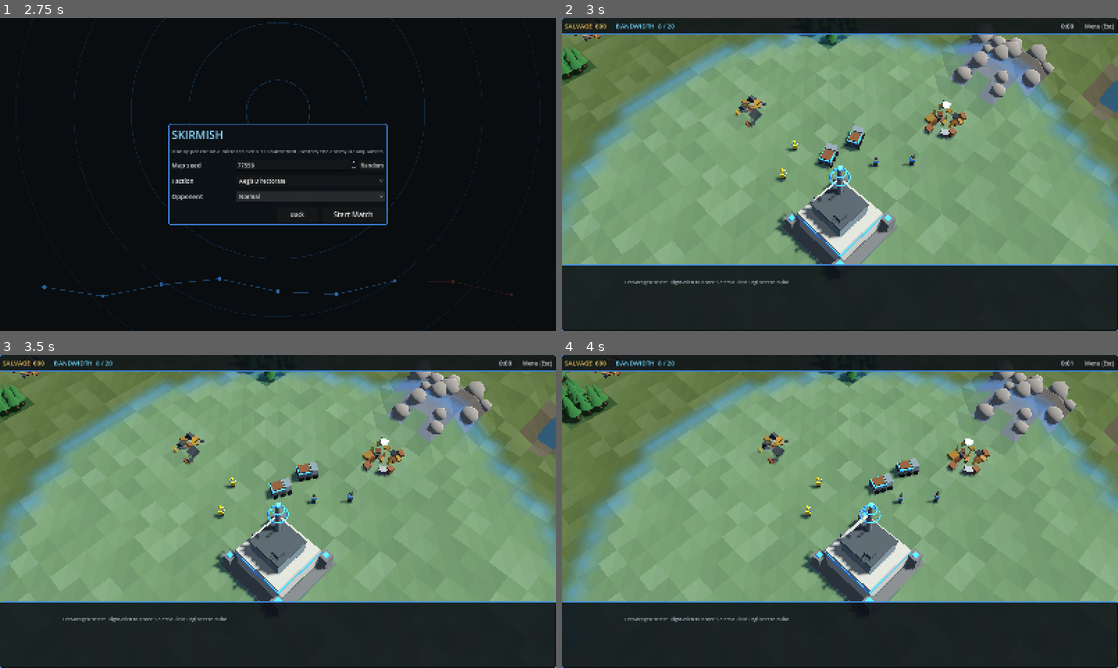
Above: before the commit, frames 1-4 (two rows, left to right).
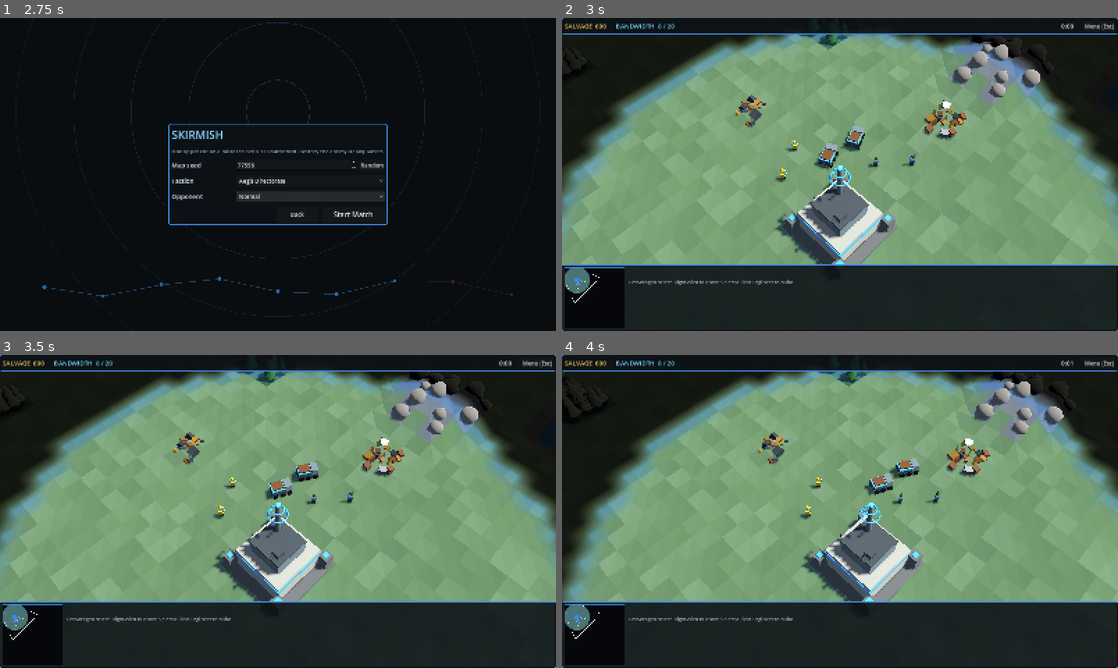
Above: after the commit, the same moments.

Repository: Fazen01/signal-front
Game: Godot game, scene res://scenes/main.tscn
The game is run twice, just before and just after one commit, with the same random seed, the same clock (stepped at 60 frames per second) and the same inputs.
Inputs (mouse positions are in pixels of both pictures, inside the frame that each line leads up to):
- Up to frame 1 (2.75 s): click "Skirmish" at 0.5 s; click "Normal" at 1.25 s; click "Normal" at 2 s
- Up to frame 2 (3 s): click "Start Match" at 2.75 s
- Up to frame 3 (3.5 s): no input
- Up to frame 4 (4 s): tap Enter at 3.5 s; move the mouse to (962, 495) at 3.52 s; tap A (order_attack_move) at 3.6 s; click (962, 495) at 3.67 s; tap H (order_hold) at 3.8 s

Frame 1 is identical in both runs. In frame 2, 15% of the frame differs, in the area x 0-100%, y 4-100%; in frame 3, 15%; in frame 4, 16%.

Commit message:
M6: fog of war view, minimap, under-attack alerts
Unexplored ground is nearly black and explored-but-unseen ground dimmed;
enemy units show only while seen, enemy buildings stay as remembered;
trees and boulders darken with the fog. The minimap shows terrain, fog,
coverage, visible entities, the camera box and alert pings; left click moves
the camera and right click orders the selection.

Co-Authored-By: Claude Fable 5.2 <noreply@anthropic.com>
Claude-Session: https://claude.ai/code/session_011hknhmqSAnWYiPmukz53LT

Diff:
--- a/sim/sim_combat.gd
+++ b/sim/sim_combat.gd
@@ -251,6 +251,11 @@
 	t.hp -= dmg
 	t.last_hit_tick = w.tick_count
 	t.last_attacker = attacker.id if attacker != null else 0
+	if t.owner >= 0 and (t.kind == SimEntity.Kind.BUILDING or t.def.harvester):
+		var victim: SimPlayer = w.players[t.owner]
+		if w.tick_count - victim.last_attack_alert > 300:
+			victim.last_attack_alert = w.tick_count
+			w.alert(t.owner, "%s under attack" % t.def.name, t.pos)
 	if t.hp <= 0.0:
 		kill(w, t, attacker, attacker_owner)
 
--- a/sim/sim_player.gd
+++ b/sim/sim_player.gd
@@ -16,6 +16,7 @@
 var bandwidth_used: int = 0
 var bandwidth_cap: int = 0
 var command_points: int = 0
+var last_attack_alert: int = -100000  ## tick of the last "under attack" alert
 var signal_radius_mult: float = 1.0  ## raised temporarily by Signal Surge
 
 # Completed building counts by def id; drives tech requirements.
--- a/ui/battle_overlay.gd
+++ b/ui/battle_overlay.gd
@@ -25,7 +25,7 @@
 	var right: Vector3 = cam3d.global_transform.basis.x
 	var view_rect: Rect2 = get_viewport_rect().grow(40.0)
 	for e: SimEntity in world.entities:
-		if not e.alive or e.def == null:
+		if not e.alive or e.def == null or not battle.world_view.is_shown(e.id):
 			continue
 		var is_selected: bool = ctl.selected.has(e.id)
 		var show_bar: bool = is_selected or e.hp < e.max_hp - 0.5 or not e.constructed
--- a/ui/hud.gd
+++ b/ui/hud.gd
@@ -40,6 +40,7 @@
 var _refresh_in: float = 0.0
 var _queue_sig: String = ""
 var minimap_slot: Control = null
+var minimap: Minimap = null
 
 
 func setup(scene: BattleScene) -> void:
@@ -115,8 +116,12 @@
 
 	minimap_slot = Control.new()
 	minimap_slot.name = "MinimapSlot"
-	minimap_slot.custom_minimum_size = Vector2(160.0, 160.0)
+	minimap_slot.custom_minimum_size = Vector2(172.0, 172.0)
 	row.add_child(minimap_slot)
+	minimap = Minimap.new()
+	minimap.name = "Minimap"
+	minimap_slot.add_child(minimap)
+	minimap.setup(battle)
 
 	var sel: VBoxContainer = VBoxContainer.new()
 	sel.size_flags_horizontal = Control.SIZE_EXPAND_FILL
--- /dev/null
+++ b/ui/minimap.gd
@@ -0,0 +1,151 @@
+class_name Minimap
+extends Control
+## North-up map of the battlefield: terrain, fog, own coverage, everything
+## the player can see, the camera's view box and alert pings. Left click or
+## drag moves the camera; right click orders the selection there.
+
+var battle: BattleScene = null
+var world: SimWorld = null
+var player: int = 0
+var _texture: ImageTexture = null
+var _version: int = -1
+var _signal_version: int = -1
+var _pings: Array[Vector3] = []  ## x, z, age
+var _dragging: bool = false
+
+
+func setup(scene: BattleScene) -> void:
+	battle = scene
+	world = scene.world
+	player = scene.local_player
+	mouse_filter = Control.MOUSE_FILTER_STOP
+	set_anchors_and_offsets_preset(Control.PRESET_FULL_RECT)
+	var map: SimMap = world.map
+	_texture = ImageTexture.create_from_image(Image.create(map.w, map.h, false, Image.FORMAT_RGBA8))
+	_refresh_texture()
+
+
+## Flash a ring at a world position (alerts, attacks).
+func ping(at: Vector2) -> void:
+	for p: Vector3 in _pings:
+		if Vector2(p.x, p.y).distance_to(at) < 8.0 and p.z < 1.0:
+			return
+	_pings.append(Vector3(at.x, at.y, 0.0))
+
+
+func _process(delta: float) -> void:
+	if world == null:
+		return
+	if world.vision_version != _version or world.coverage_version != _signal_version:
+		_refresh_texture()
+	var kept: Array[Vector3] = []
+	for p: Vector3 in _pings:
+		if p.z + delta < 3.0:
+			kept.append(Vector3(p.x, p.y, p.z + delta))
+	_pings = kept
+	queue_redraw()
+
+
+func _terrain_color(t: int) -> Color:
+	match t:
+		SimMap.Terrain.FOREST:
+			return Color(0.16, 0.30, 0.16)
+		SimMap.Terrain.ROCK:
+			return Color(0.45, 0.44, 0.42)
+		SimMap.Terrain.WATER:
+			return Color(0.16, 0.32, 0.48)
+		_:
+			return Color(0.33, 0.41, 0.23)
+
+
+func _refresh_texture() -> void:
+	_version = world.vision_version
+	_signal_version = world.coverage_version
+	var map: SimMap = world.map
+	var vis: PackedByteArray = world.visible[player]
+	var seen: PackedByteArray = world.explored[player]
+	var cover: PackedByteArray = world.coverage[player]
+	var team: Color = world.players[player].color
+	var bytes: PackedByteArray = PackedByteArray()
+	bytes.resize(map.w * map.h * 4)
+	var n: int = map.w * map.h
+	for i: int in n:
+		var c: Color = Color(0.02, 0.03, 0.04)
+		if seen[i] != 0:
+			c = _terrain_color(map.terrain[i])
+			if cover[i] != 0:
+				c = c.lerp(team, 0.3)
+			if vis[i] == 0:
+				c = c.darkened(0.5)
+		var o: int = i * 4
+		bytes[o] = int(c.r * 255.0)
+		bytes[o + 1] = int(c.g * 255.0)
+		bytes[o + 2] = int(c.b * 255.0)
+		bytes[o + 3] = 255
+	_texture.update(Image.create_from_data(map.w, map.h, false, Image.FORMAT_RGBA8, bytes))
+
+
+func _to_map(world_pos: Vector2) -> Vector2:
+	var ws: Vector2 = world.map.world_size()
+	return Vector2(world_pos.x / ws.x * size.x, world_pos.y / ws.y * size.y)
+
+
+func _to_world(local: Vector2) -> Vector2:
+	var ws: Vector2 = world.map.world_size()
+	return Vector2(clampf(local.x / size.x, 0.0, 1.0) * ws.x, clampf(local.y / size.y, 0.0, 1.0) * ws.y)
+
+
+func _draw() -> void:
+	if world == null:
+		return
+	var full: Rect2 = Rect2(Vector2.ZERO, size)
+	draw_texture_rect(_texture, full, false)
+	for e: SimEntity in world.entities:
+		if not e.alive or not battle.world_view.is_shown(e.id):
+			continue
+		var p: Vector2 = _to_map(e.pos)
+		match e.kind:
+			SimEntity.Kind.FIELD:
+				draw_rect(Rect2(p - Vector2(2.0, 2.0), Vector2(4.0, 4.0)), Color(1.0, 0.82, 0.3))
+			SimEntity.Kind.UPLINK:
+				var col: Color = Color(0.95, 0.95, 1.0) if e.owner < 0 else world.players[e.owner].color.lightened(0.3)
+				draw_circle(p, 3.5, col)
+				draw_arc(p, 5.0, 0.0, TAU, 12, col, 1.0)
+			SimEntity.Kind.BUILDING:
+				var half: float = maxf(2.0, e.radius / world.map.world_size().x * size.x)
+				draw_rect(Rect2(p - Vector2(half, half), Vector2(half, half) * 2.0), world.players[e.owner].color)
+			SimEntity.Kind.UNIT:
+				draw_circle(p, 1.8, world.players[e.owner].color.lightened(0.25))
+			_:
+				pass
+	# The camera's view of the ground.
+	var ctl: SelectionController = battle.controller
+	var view: Vector2 = get_viewport_rect().size
+	var corners: PackedVector2Array = PackedVector2Array()
+	for sp: Vector2 in [Vector2(0.0, 0.0), Vector2(view.x, 0.0), Vector2(view.x, view.y), Vector2(0.0, view.y)]:
+		var g: Vector2 = _to_map(ctl.ground_point(sp))
+		corners.append(Vector2(clampf(g.x, -40.0, size.x + 40.0), clampf(g.y, -40.0, size.y + 40.0)))
+	corners.append(corners[0])
+	draw_polyline(corners, Color(1.0, 1.0, 1.0, 0.85), 1.0)
+	for ping_data: Vector3 in _pings:
+		var t: float = fposmod(ping_data.z, 1.0)
+		var at: Vector2 = _to_map(Vector2(ping_data.x, ping_data.y))
+		draw_arc(at, lerpf(3.0, 16.0, t), 0.0, TAU, 20, Color(1.0, 0.3, 0.25, 1.0 - t), 2.0)
+	draw_rect(full, Color(0.25, 0.55, 0.9, 0.8), false, 1.0)
+
+
+func _gui_input(event: InputEvent) -> void:
+	var mb: InputEventMouseButton = event as InputEventMouseButton
+	if mb != null:
+		if mb.button_index == MOUSE_BUTTON_LEFT:
+			_dragging = mb.pressed
+			if mb.pressed:
+				battle.cam.center_on(_to_world(mb.position))
+		elif mb.button_index == MOUSE_BUTTON_RIGHT and mb.pressed:
+			battle.controller.order_at_world(_to_world(mb.position), mb.shift_pressed)
+		accept_event()
+		return
+	var mm: InputEventMouseMotion = event as InputEventMouseMotion
+	if mm != null and _dragging:
+		battle.cam.center_on(_to_world(mm.position))
+		accept_event()
--- a/view/battle_scene.gd
+++ b/view/battle_scene.gd
@@ -12,6 +12,7 @@
 var terrain: TerrainView = null
 var world_view: WorldView = null
 var signal_view: SignalView = null
+var fog_view: FogView = null
 var cam: RtsCamera = null
 var controller: SelectionController = null
 var overlay: BattleOverlay = null
@@ -56,6 +57,12 @@
 	signal_view.name = "Signal"
 	add_child(signal_view)
 	signal_view.setup(world, local_player)
+
+	fog_view = FogView.new()
+	fog_view.name = "FogOfWar"
+	add_child(fog_view)
+	fog_view.terrain = terrain
+	fog_view.setup(world, local_player)
 
 	cam = RtsCamera.new()
 	cam.name = "CameraRig"
@@ -134,6 +141,22 @@
 	key.pressed = true
 	driver.expect(hud.handle_hotkey(key), "card hotkey F trains an engineer")
 	hud.push_alert("Smoke alert", Hud.GOLD)
+	var click: InputEventMouseButton = InputEventMouseButton.new()
+	click.button_index = MOUSE_BUTTON_LEFT
+	click.pressed = true
+	click.position = hud.minimap.size * 0.5
+	hud.minimap._gui_input(click)
+	driver.expect(cam.focus.distance_to(world.map.world_size() * 0.5) < 2.0, "minimap click centres the camera")
+	click.pressed = false
+	hud.minimap._gui_input(click)
+	controller.set_selection([eng.id])
+	var rclick: InputEventMouseButton = InputEventMouseButton.new()
+	rclick.button_index = MOUSE_BUTTON_RIGHT
+	rclick.pressed = true
+	rclick.position = hud.minimap.size * 0.25
+	hud.minimap._gui_input(rclick)
+	hud.minimap.ping(hq.pos)
+	cam.center_on(hq.pos)
 	var gkey: InputEventKey = InputEventKey.new()
 	gkey.physical_keycode = KEY_G
 	gkey.pressed = true
@@ -190,6 +213,8 @@
 		SimEvent.Type.ALERT:
 			if ev.player == local_player:
 				hud.push_alert(ev.text, Hud.RED)
+				if ev.pos != Vector2.ZERO:
+					hud.minimap.ping(ev.pos)
 		SimEvent.Type.BUILDING_DONE:
 			if ev.player == local_player:
 				var done: SimEntity = world.get_entity(ev.id)
--- a/view/entity_view.gd
+++ b/view/entity_view.gd
@@ -12,12 +12,16 @@
 var turret: Node3D = null
 var select_ring: MeshInstance3D = null
 var base_y: float = 0.0
+var shown: bool = true  ## false while hidden by fog of war
+var seen_once: bool = false  ## the local player has seen this at least once
+var owner_id: int = -1
 var _selected: bool = false
 
 
 func setup(e: SimEntity, world: SimWorld, local_player: int) -> void:
 	entity_id = e.id
 	kind = e.kind
+	owner_id = e.owner
 	name = "E%d" % e.id
 	match e.kind:
 		SimEntity.Kind.UNIT, SimEntity.Kind.BUILDING:
@@ -43,6 +47,14 @@
 	select_ring.cast_shadow = GeometryInstance3D.SHADOW_CASTING_SETTING_OFF
 	select_ring.visible = false
 	sync(e, world.map, 1.0)
+
+
+func set_shown(on: bool) -> void:
+	if on:
+		seen_once = true
+	if on != shown:
+		shown = on
+		visible = on
 
 
 func set_selected(on: bool) -> void:
--- /dev/null
+++ b/view/fog_view.gd
@@ -0,0 +1,63 @@
+class_name FogView
+extends Node3D
+## Fog of war drawn over the terrain: unexplored ground is nearly black,
+## explored ground that is not currently seen is dimmed.
+
+const UNEXPLORED_ALPHA: int = 215
+const EXPLORED_ALPHA: int = 105
+
+var world: SimWorld = null
+var player: int = 0
+var terrain: TerrainView = null  ## its trees and boulders are darkened too
+var _texture: ImageTexture = null
+var _version: int = -1
+
+
+func setup(sim_world: SimWorld, local_player: int) -> void:
+	world = sim_world
+	player = local_player
+	var map: SimMap = world.map
+	_texture = ImageTexture.create_from_image(Image.create(map.w, map.h, false, Image.FORMAT_RGBA8))
+	var mat: StandardMaterial3D = StandardMaterial3D.new()
+	mat.shading_mode = BaseMaterial3D.SHADING_MODE_UNSHADED
+	mat.transparency = BaseMaterial3D.TRANSPARENCY_ALPHA
+	mat.albedo_texture = _texture
+	mat.texture_filter = BaseMaterial3D.TEXTURE_FILTER_LINEAR
+	mat.cull_mode = BaseMaterial3D.CULL_DISABLED
+	mat.render_priority = 2
+	var mi: MeshInstance3D = MeshInstance3D.new()
+	mi.name = "Fog"
+	mi.mesh = SignalView.build_overlay_mesh(map, 0.3)
+	mi.material_override = mat
+	mi.cast_shadow = GeometryInstance3D.SHADOW_CASTING_SETTING_OFF
+	add_child(mi)
+	refresh()
+
+
+func _process(_delta: float) -> void:
+	if world != null and world.vision_version != _version:
+		refresh()
+
+
+func refresh() -> void:
+	_version = world.vision_version
+	var map: SimMap = world.map
+	var vis: PackedByteArray = world.visible[player]
+	var seen: PackedByteArray = world.explored[player]
+	var bytes: PackedByteArray = PackedByteArray()
+	bytes.resize(map.w * map.h * 4)
+	var n: int = map.w * map.h
+	for i: int in n:
+		var o: int = i * 4
+		bytes[o] = 4
+		bytes[o + 1] = 7
+		bytes[o + 2] = 10
+		if vis[i] != 0:
+			bytes[o + 3] = 0
+		elif seen[i] != 0:
+			bytes[o + 3] = EXPLORED_ALPHA
+		else:
+			bytes[o + 3] = UNEXPLORED_ALPHA
+	_texture.update(Image.create_from_data(map.w, map.h, false, Image.FORMAT_RGBA8, bytes))
+	if terrain != null:
+		terrain.apply_fog(vis, seen)
--- a/view/selection_controller.gd
+++ b/view/selection_controller.gd
@@ -116,7 +116,7 @@
 	var best_d: float = INF
 	var right: Vector3 = cam.cam.global_transform.basis.x
 	for e: SimEntity in world.entities:
-		if not e.alive or e.kind != SimEntity.Kind.UNIT:
+		if not e.alive or e.kind != SimEntity.Kind.UNIT or not battle.world_view.is_shown(e.id):
 			continue
 		var wp: Vector3 = Vector3(e.pos.x, world.map.height_at(e.pos) + 0.6, e.pos.y)
 		if cam.cam.is_position_behind(wp):
@@ -132,10 +132,10 @@
 		return best
 	var g: Vector2 = ground_point(screen)
 	var occupant: SimEntity = world.get_entity(world.map.occupant_at(world.map.cell_of(g)))
-	if occupant != null:
+	if occupant != null and battle.world_view.is_shown(occupant.id):
 		return occupant
 	for e: SimEntity in world.entities:
-		if e.alive and e.kind != SimEntity.Kind.UNIT and e.pos.distance_to(g) <= e.radius + 0.3:
+		if e.alive and e.kind != SimEntity.Kind.UNIT and e.pos.distance_to(g) <= e.radius + 0.3 and battle.world_view.is_shown(e.id):
 			return e
 	return null
 
@@ -324,6 +324,19 @@
 	battle.show_order_marker(at, Color(1.0, 0.35, 0.3))
 
 
+## An order given on the minimap: move (or attack-move while A is armed).
+func order_at_world(at: Vector2, queued: bool) -> void:
+	var ids: PackedInt32Array = own_unit_ids()
+	if ids.is_empty():
+		return
+	if mode == Mode.ATTACK_MOVE:
+		order_attack_move(at, queued)
+		mode = Mode.NORMAL
+		return
+	world.push_command(SimCommand.move(player, ids, at, queued))
+	battle.show_order_marker(at, Color(0.4, 1.0, 0.5))
+
+
 ## Right-click: decide what the selection should do with whatever is there.
 func context_order(screen: Vector2, queued: bool) -> void:
 	var at: Vector2 = ground_point(screen)
--- a/view/signal_view.gd
+++ b/view/signal_view.gd
@@ -35,9 +35,9 @@
 	return _overlay.visible
 
 
-func _build_overlay() -> void:
-	var map: SimMap = world.map
-	var size: Vector2 = map.world_size()
+## A mesh that hugs the terrain `lift` above it, with UVs spanning the map,
+## for ground overlays driven by a map-sized texture.
+static func build_overlay_mesh(map: SimMap, lift: float) -> ArrayMesh:
 	var st: SurfaceTool = SurfaceTool.new()
 	st.begin(Mesh.PRIMITIVE_TRIANGLES)
 	var row: int = map.w + 1
@@ -45,7 +45,7 @@
 		for x: int in range(0, map.w + 1):
 			st.set_uv(Vector2(float(x) / float(map.w), float(y) / float(map.h)))
 			st.set_normal(Vector3.UP)
-			st.add_vertex(Vector3(float(x) * SimMap.CELL, map.heights[y * row + x] + 0.12, float(y) * SimMap.CELL))
+			st.add_vertex(Vector3(float(x) * SimMap.CELL, map.heights[y * row + x] + lift, float(y) * SimMap.CELL))
 	for y: int in map.h:
 		for x: int in map.w:
 			var i: int = y * row + x
@@ -55,6 +55,11 @@
 			st.add_index(i)
 			st.add_index(i + row + 1)
 			st.add_index(i + row)
+	return st.commit()
+
+
+func _build_overlay() -> void:
+	var map: SimMap = world.map
 	_image = Image.create(map.w, map.h, false, Image.FORMAT_RGBA8)
 	_texture = ImageTexture.create_from_image(_image)
 	var mat: StandardMaterial3D = StandardMaterial3D.new()
@@ -63,14 +68,13 @@
 	mat.albedo_texture = _texture
 	mat.texture_filter = BaseMaterial3D.TEXTURE_FILTER_LINEAR
 	mat.cull_mode = BaseMaterial3D.CULL_DISABLED
+	mat.render_priority = 1
 	_overlay = MeshInstance3D.new()
 	_overlay.name = "CoverageOverlay"
-	_overlay.mesh = st.commit()
+	_overlay.mesh = build_overlay_mesh(map, 0.12)
 	_overlay.material_override = mat
 	_overlay.cast_shadow = GeometryInstance3D.SHADOW_CASTING_SETTING_OFF
 	add_child(_overlay)
-	# Unused but keeps the overlay aligned if the map is ever not at the origin.
-	_overlay.position = Vector3.ZERO * size.x
 
 
 func _process(delta: float) -> void:
@@ -114,7 +118,7 @@
 				bytes[o] = 0
 				bytes[o + 1] = 0
 				bytes[o + 2] = 0
-				bytes[o + 3] = 70
+				bytes[o + 3] = 34
 	_image = Image.create_from_data(map.w, map.h, false, Image.FORMAT_RGBA8, bytes)
 	_texture.update(_image)
 	_rebuild_links()
--- a/view/terrain_view.gd
+++ b/view/terrain_view.gd
@@ -8,6 +8,9 @@
 
 var map: SimMap = null
 var _rng: SimRng = null
+var _prop_meshes: Array[MultiMesh] = []
+var _prop_cells: Array[PackedInt32Array] = []  ## map cell index of each instance
+var _prop_state: Array[PackedByteArray] = []  ## last fog state applied per instance
 
 
 func build(sim_map: SimMap, seed_value: int) -> void:
@@ -104,7 +107,7 @@
 	var plane: PlaneMesh = PlaneMesh.new()
 	plane.size = size * 4.0
 	var mat: StandardMaterial3D = StandardMaterial3D.new()
-	mat.albedo_color = Color(0.09, 0.11, 0.10)
+	mat.albedo_color = Color(0.03, 0.04, 0.05)
 	mat.roughness = 1.0
 	var mi: MeshInstance3D = MeshInstance3D.new()
 	mi.name = "Skirt"
@@ -160,9 +163,11 @@
 	var bark: StandardMaterial3D = StandardMaterial3D.new()
 	bark.albedo_color = Color(0.30, 0.22, 0.15)
 	bark.roughness = 1.0
+	bark.vertex_color_use_as_albedo = true
 	var leaf: StandardMaterial3D = StandardMaterial3D.new()
 	leaf.albedo_color = Color(0.16, 0.36, 0.18)
 	leaf.roughness = 1.0
+	leaf.vertex_color_use_as_albedo = true
 	mesh.surface_set_material(0, bark)
 	mesh.surface_set_material(1, leaf)
 	_add_multimesh("Trees", mesh, spots, true)
@@ -194,17 +199,45 @@
 	var mat: StandardMaterial3D = StandardMaterial3D.new()
 	mat.albedo_color = Color(0.47, 0.45, 0.43)
 	mat.roughness = 1.0
+	mat.vertex_color_use_as_albedo = true
 	rock.material = mat
 	_add_multimesh("Rocks", rock, spots, true)
+
+
+## Darkens trees and boulders that stand in fog so they do not glow out of
+## it. `vis` and `seen` are the local player's visible / explored grids.
+func apply_fog(vis: PackedByteArray, seen: PackedByteArray) -> void:
+	for m: int in _prop_meshes.size():
+		var mm: MultiMesh = _prop_meshes[m]
+		var cells: PackedInt32Array = _prop_cells[m]
+		var state: PackedByteArray = _prop_state[m]
+		for i: int in cells.size():
+			var cell: int = cells[i]
+			var now: int = 2 if vis[cell] != 0 else (1 if seen[cell] != 0 else 0)
+			if now != state[i]:
+				state[i] = now
+				var b: float = 1.0 if now == 2 else (0.5 if now == 1 else 0.13)
+				mm.set_instance_color(i, Color(b, b, b))
+		_prop_state[m] = state
 
 
 func _add_multimesh(node_name: String, mesh: Mesh, spots: Array[Transform3D], shadows: bool) -> void:
 	var mm: MultiMesh = MultiMesh.new()
 	mm.transform_format = MultiMesh.TRANSFORM_3D
+	mm.use_colors = true
 	mm.mesh = mesh
 	mm.instance_count = spots.size()
+	var cells: PackedInt32Array = PackedInt32Array()
+	var state: PackedByteArray = PackedByteArray()
 	for i: int in spots.size():
 		mm.set_instance_transform(i, spots[i])
+		mm.set_instance_color(i, Color.WHITE)
+		var c: Vector2i = map.cell_of(Vector2(spots[i].origin.x, spots[i].origin.z))
+		cells.append(clampi(c.y, 0, map.h - 1) * map.w + clampi(c.x, 0, map.w - 1))
+		state.append(2)
+	_prop_meshes.append(mm)
+	_prop_cells.append(cells)
+	_prop_state.append(state)
 	var mmi: MultiMeshInstance3D = MultiMeshInstance3D.new()
 	mmi.name = node_name
 	mmi.multimesh = mm
--- a/view/world_view.gd
+++ b/view/world_view.gd
@@ -6,6 +6,8 @@
 var world: SimWorld = null
 var local_player: int = 0
 var views: Dictionary[int, EntityView] = {}
+var fog_enabled: bool = true
+var _ghosts: Array[EntityView] = []  ## remembered enemy buildings that died unseen
 var fx: FxLayer = null
 var _proj_views: Dictionary[int, MeshInstance3D] = {}
 var _proj_mesh: BoxMesh = null
@@ -27,6 +29,26 @@
 	return views.get(id, null)
 
 
+## Whether the local player can currently see this entity's visual.
+func is_shown(id: int) -> bool:
+	var v: EntityView = views.get(id, null)
+	return v != null and v.shown
+
+
+## Fog-of-war rule for one entity: own things always; enemy units only while
+## seen; enemy buildings and neutral objects stay once they have been seen.
+func _should_show(e: SimEntity, v: EntityView) -> bool:
+	if not fog_enabled or e.owner == local_player:
+		return true
+	if e.owner < 0:
+		if e.kind == SimEntity.Kind.WRECK:
+			return v.seen_once or SimVision.is_visible(world, local_player, e.pos)
+		return SimVision.is_explored(world, local_player, e.pos)
+	if SimVision.can_see(world, local_player, e):
+		return true
+	return e.kind == SimEntity.Kind.BUILDING and v.seen_once
+
+
 ## Brings every visual up to date. alpha is how far we are between the last
 ## two simulation ticks (0..1).
 func sync(alpha: float) -> void:
@@ -36,16 +58,33 @@
 			v = EntityView.new()
 			add_child(v)
 			v.setup(e, world, local_player)
+			v.shown = true
 			views[e.id] = v
-		v.sync(e, world.map, alpha)
+		v.set_shown(_should_show(e, v))
+		if v.shown:
+			v.sync(e, world.map, alpha)
 	if views.size() != world.entities.size():
 		var gone: Array[int] = []
 		for id: int in views.keys():
 			if not world.by_id.has(id):
 				gone.append(id)
 		for id: int in gone:
-			views[id].queue_free()
+			var v: EntityView = views[id]
 			views.erase(id)
+			var ground: Vector2 = Vector2(v.position.x, v.position.z)
+			if fog_enabled and v.kind == SimEntity.Kind.BUILDING and v.owner_id != local_player and v.seen_once and not SimVision.is_visible(world, local_player, ground):
+				# Destroyed out of sight: the player keeps seeing it until they look again.
+				_ghosts.append(v)
+			else:
+				v.queue_free()
+	if not _ghosts.is_empty():
+		var kept: Array[EntityView] = []
+		for g: EntityView in _ghosts:
+			if SimVision.is_visible(world, local_player, Vector2(g.position.x, g.position.z)):
+				g.queue_free()
+			else:
+				kept.append(g)
+		_ghosts = kept
 	_sync_projectiles(alpha)
 
 
@@ -62,6 +101,7 @@
 			add_child(node)
 			_proj_views[p.id] = node
 		var flat: Vector2 = p.prev_pos.lerp(p.pos, alpha)
+		node.visible = not fog_enabled or SimVision.is_visible(world, local_player, flat)
 		var total: float = maxf(p.start_pos.distance_to(p.target_pos), 0.01)
 		var done: float = clampf(p.start_pos.distance_to(flat) / total, 0.0, 1.0)
 		var arc: float = 1.6 if p.weapon.homing else 0.5
@@ -102,6 +142,9 @@
 
 ## Called by the battle scene for every sim event after a tick.
 func handle_event(ev: SimEvent) -> void:
+	if fog_enabled and not SimVision.is_visible(world, local_player, ev.pos):
+		if ev.type != SimEvent.Type.SHOT or not SimVision.is_visible(world, local_player, ev.pos2):
+			return
 	match ev.type:
 		SimEvent.Type.SHOT:
 			fx.tracer(_ground(ev.pos, 1.0), _ground(ev.pos2, 0.8), ev.text == "tracer_heavy")
Not shown, added: ui/minimap.gd.uid
Not shown, added: view/fog_view.gd.uid
Not shown, changed: docs/ROADMAP.md
